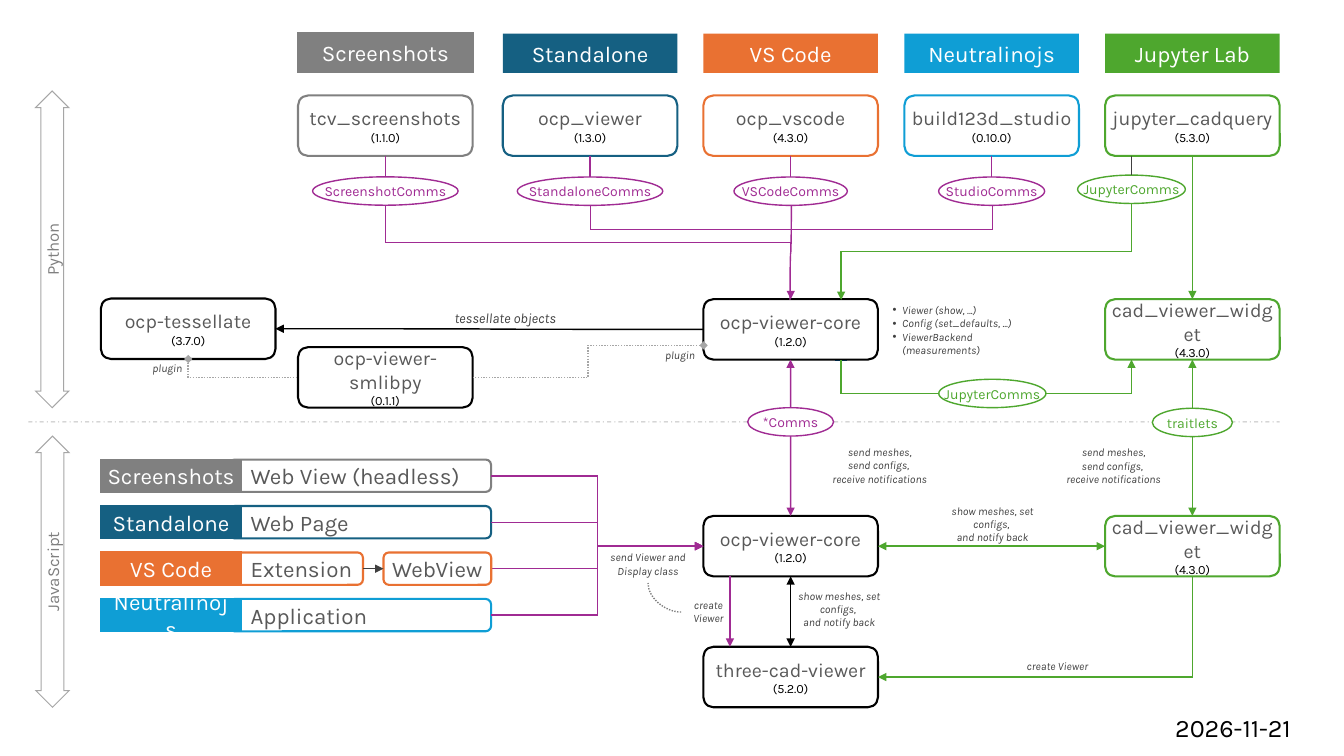
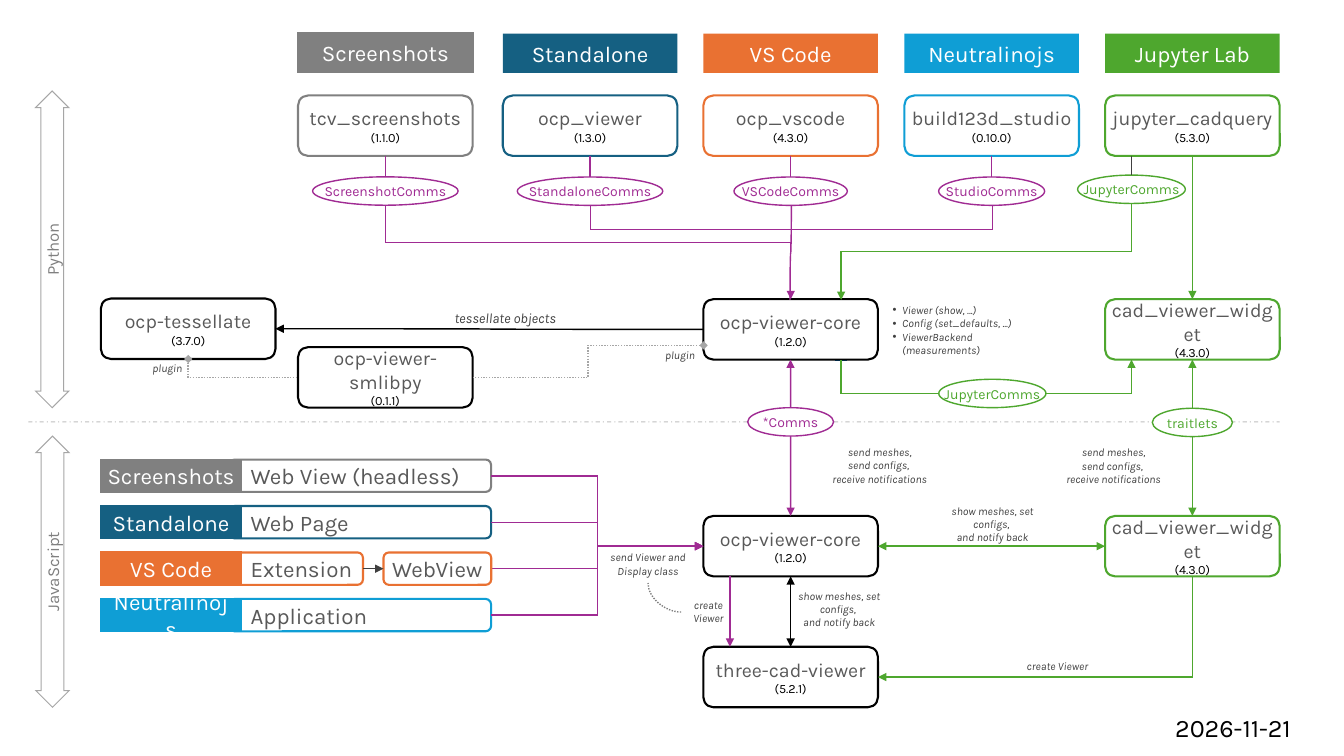
Before and after one commit to bernhard-42/ocp_viewer_docs, a slide deck: slide 1 of architecture/viewer-ecosystem.pptx. Drawn at 1344x756 pixels with LibreOffice and Linux fonts; fonts in the diff are those of the drawing. Boxes give left, top, right and bottom in pixels: in the first picture for what was removed or moved away, otherwise in the second. Text is boxed around its words. In the diff, an @@ line names an element or a change of style, - is before the commit and + after.

Commit message:
bump three-cad-viewer version

```diff
--- a/architecture/viewer-ecosystem.pptx
+++ b/architecture/viewer-ecosystem.pptx
@@ text in rounded rectangle at (x1=716, y1=663, x2=866, y2=694): text changed @@
-three-cad-viewer
-(5.2.0)
+three-cad-viewer
+(5.2.1)
```
Also in this commit, not shown: 1 other file.
